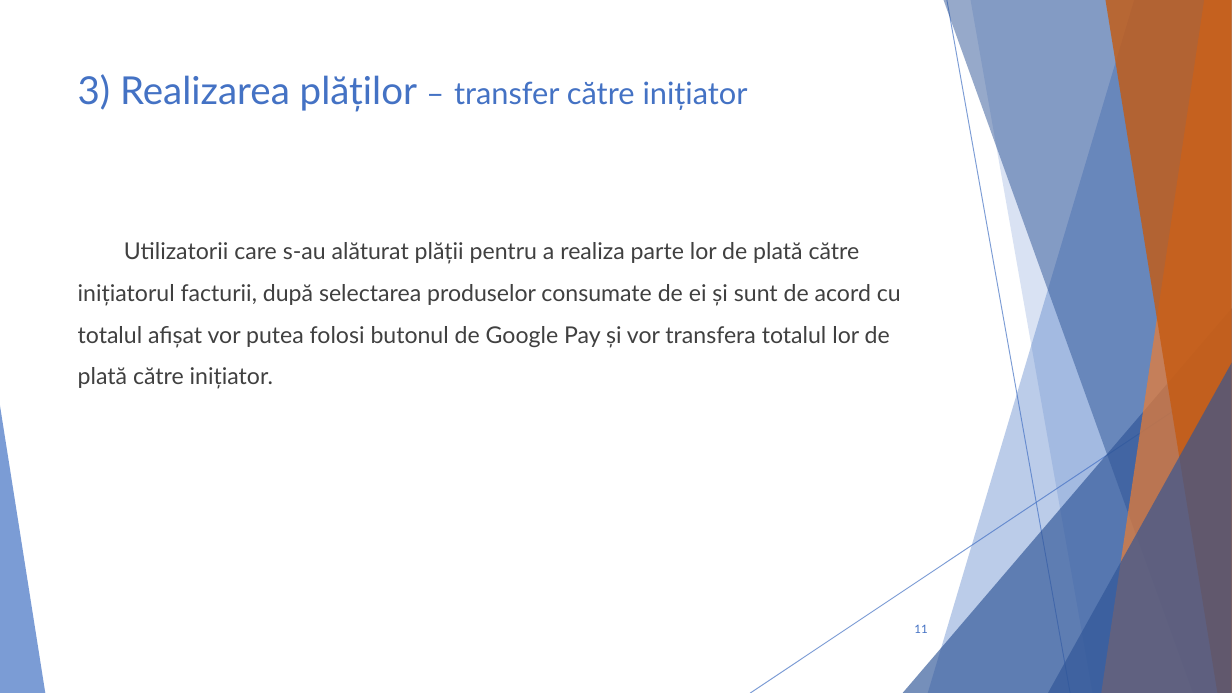
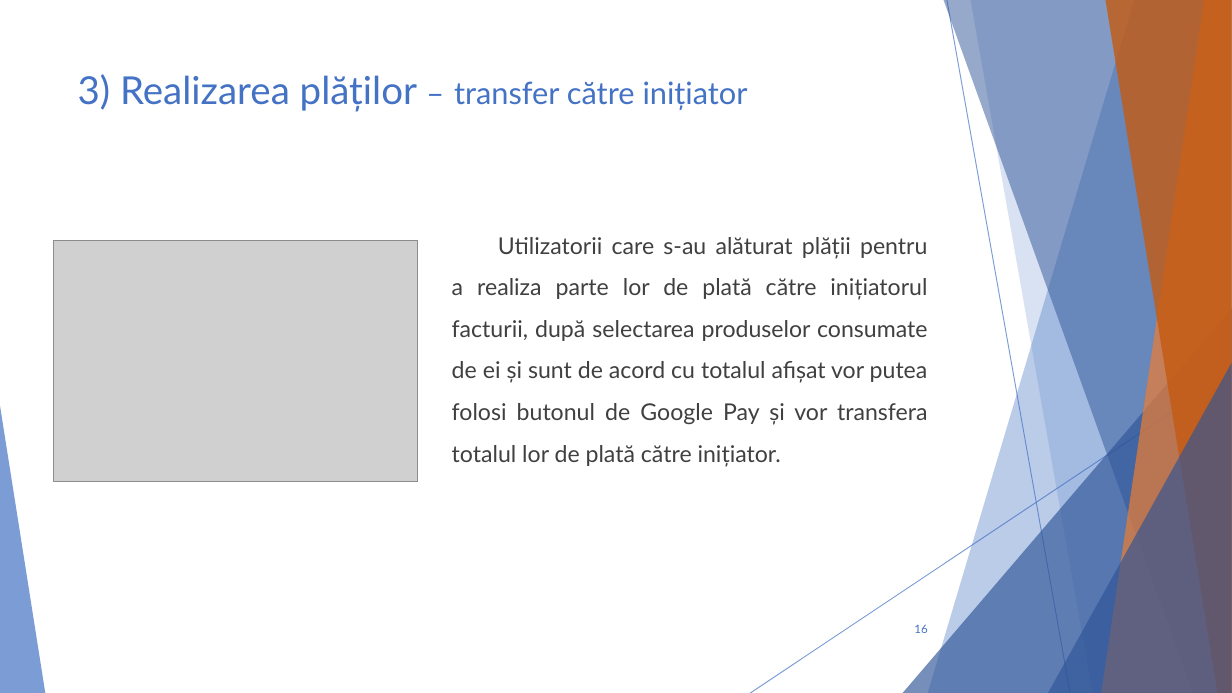
Before and after one commit to cristi-cosulianu/Licenta, a slide deck: slide 16 of Prezentare licenta.pptx (slide 11 before the commit). Drawn at 1232x693 pixels with LibreOffice and Linux fonts; fonts in the diff are those of the drawing; grey boxes stand for pictures. Boxes give left, top, right and bottom in pixels: in the first picture for what was removed or moved away, otherwise in the second. Text is boxed around its words. In the diff, an @@ line names an element or a change of style, - is before the commit and + after.

```diff
--- a/Prezentare licenta.pptx
+++ b/Prezentare licenta.pptx
@@ text "Utilizatorii care s-au alăturat plății ..." moved from (x1=78, y1=242, x2=901, y2=389) to (x1=452, y1=237, x2=928, y2=467) @@
@@ text "Utilizatorii care s-au alăturat plății ..." at (x1=452, y1=237, x2=928, y2=467): alignment left to justified @@
@@ picture added at (x1=54, y1=240, x2=418, y2=482) @@
@@ page number at (x1=914, y1=624, x2=927, y2=633): text changed @@
-11
+16
```
Also in this commit, not shown: 11 other slides changed, 8 slides added, 6 other files.
